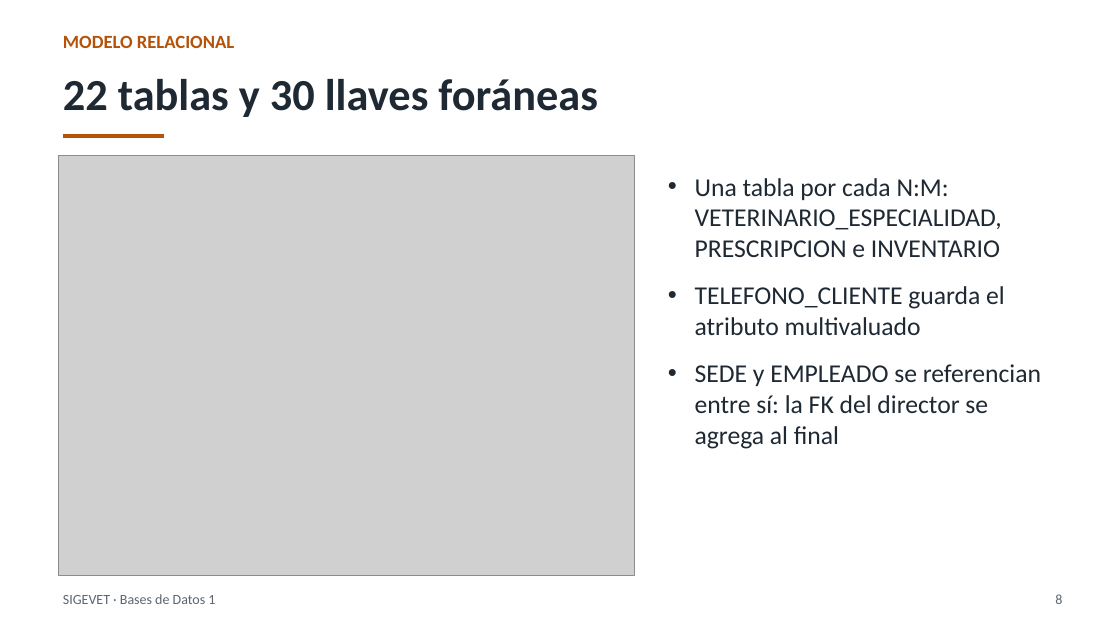
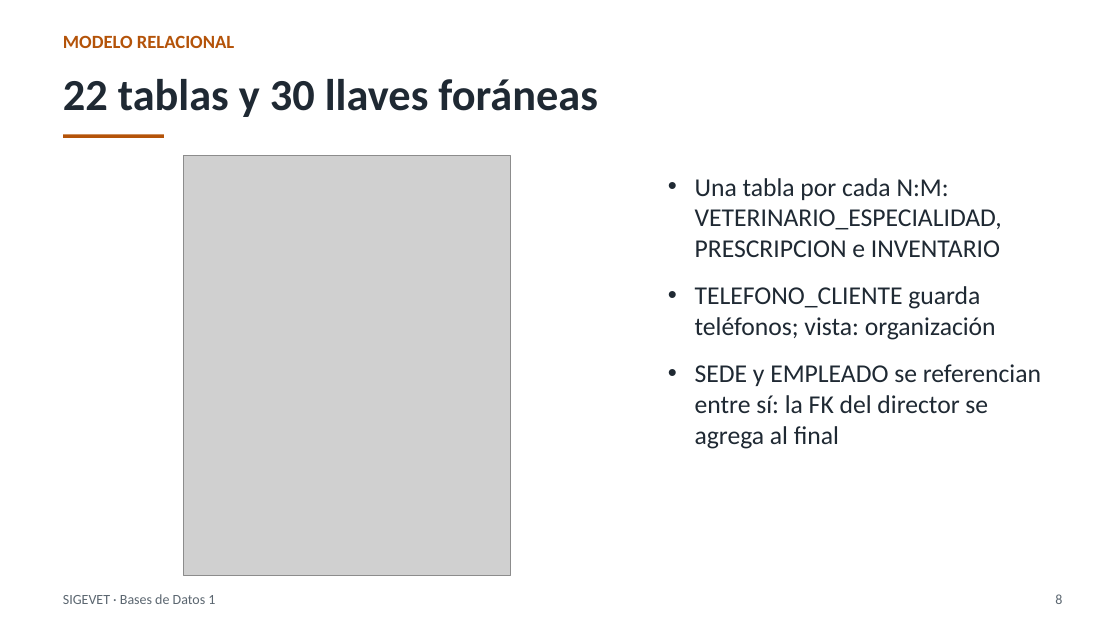
Before and after one commit to Estarlan/proyecto-bd1-sigevet, a slide deck: slide 8 of documentos/final/Presentacion_Sustentacion_SIGEVET.pptx. Drawn at 1120x630 pixels with LibreOffice and Linux fonts; fonts in the diff are those of the drawing; grey boxes stand for pictures. Boxes give left, top, right and bottom in pixels: in the first picture for what was removed or moved away, otherwise in the second. Text is boxed around its words. In the diff, an @@ line names an element or a change of style, - is before the commit and + after.

```diff
--- a/documentos/final/Presentacion_Sustentacion_SIGEVET.pptx
+++ b/documentos/final/Presentacion_Sustentacion_SIGEVET.pptx
@@ picture: place and size @@
-picture at [59,155,634,576]
+picture at [183,155,511,576]
@@ text at [695,286,996,340]: text changed @@
-• TELEFONO_CLIENTE guarda el atributo multivaluado
+• TELEFONO_CLIENTE guarda teléfonos; vista: organización
```
Also in this commit, not shown: 5 other slides changed.
